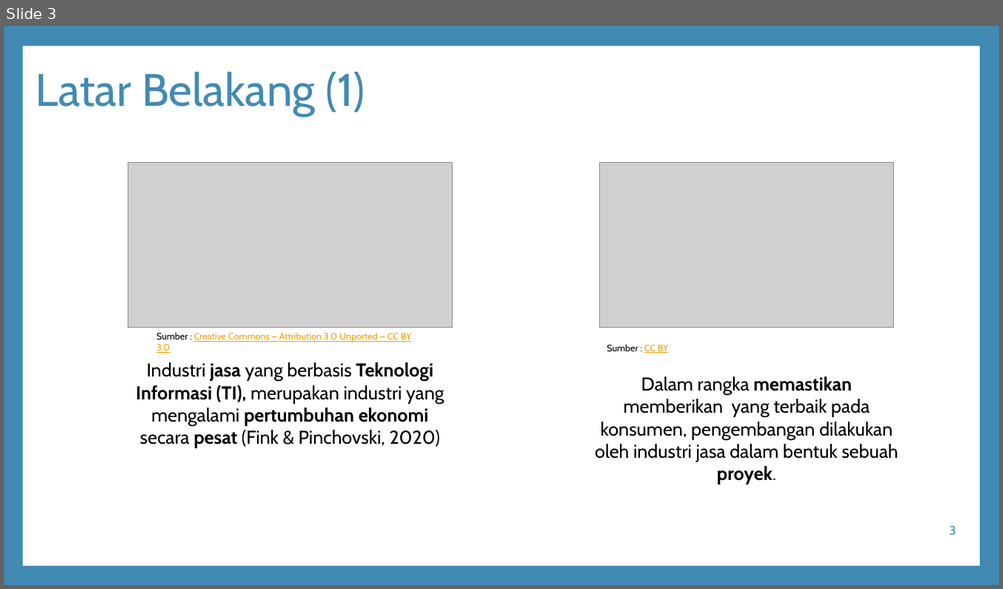
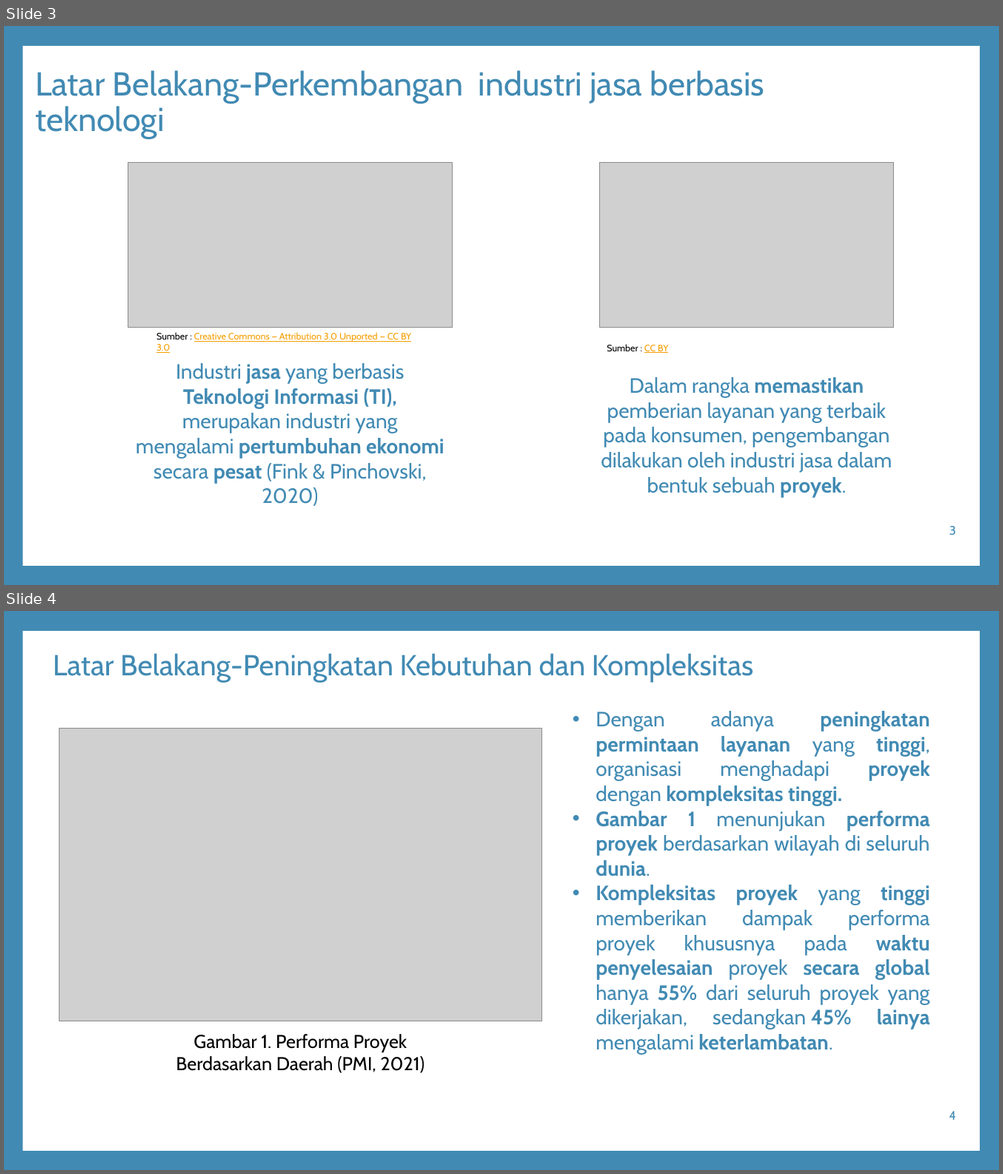
Before and after one commit to ilhamnurpratama/thesis-pmis, a slide deck: Presentasi-ProposalTesis-IlhamNurPratama21066663282.pptx. Shown one above the other, each under a label of ours: slide 3 before the commit, slides 3 and 4 after it. The pictures are 1003x589 and 1003x1174 pixels, drawn with LibreOffice and Linux fonts; fonts in the diff are those of the drawing; grey boxes stand for pictures; background and template pictures are left out. Boxes give left, top, right and bottom in pixels: in the first picture for what was removed or moved away, otherwise in the second. Text is boxed around its words. In the diff, an @@ line names an element or a change of style, - is before the commit and + after.

Commit message:
MAJOR : Penambahan proposal dan presentasi proposal tesis, serta pengembangan pada tesis sesuai bimbingan.

```diff
--- a/Presentasi-ProposalTesis-IlhamNurPratama21066663282.pptx
+++ b/Presentasi-ProposalTesis-IlhamNurPratama21066663282.pptx
@@ slide 4 added at (4,611,999,1170), background #418AB3; not listed: 1 template element that a slide beside it also shows @@
@@ title added at (53,653,753,683), 28 pt, text #418AB3 @@
+Latar Belakang-Peningkatan Kebutuhan dan Kompleksitas
@@ text added at (595,711,930,1055), 20 pt, text #418AB3 @@
+• Dengan adanya peningkatan permintaan layanan yang tinggi, organisasi menghadapi proyek dengan kompleksitas tinggi.
+• Gambar 1 menunjukan performa proyek berdasarkan wilayah di seluruh dunia.
+• Kompleksitas proyek yang tinggi memberikan dampak performa proyek khususnya pada waktu penyelesaian proyek secara global hanya 55% dari seluruh proyek yang dikerjakan, sedangkan 45% lainya mengalami keterlambatan.
@@ picture added at (60,728,541,1022) @@
@@ text added at (176,1034,425,1073), 18 pt, text #000000 @@
+Gambar 1. Performa Proyek Berdasarkan Daerah (PMI, 2021)
@@ page number added at (949,1111,956,1120), 12 pt, text #418AB3 @@
+4
@@ slide 3 changed as well @@
@@ title at (35,70,764,138): text changed; size 44 to 32 pt @@
-Latar Belakang (1)
+Latar Belakang-Perkembangan industri jasa berbasis teknologi
@@ text "Industri jasa yang berbasis Teknologi ..." at (136,363,444,506): size 18 to 20 pt, text colour #000000 to #418AB3 @@
@@ text at (600,378,892,497): text changed; size 18 to 20 pt; text colour #000000 to #418AB3 @@
-Dalam rangka memastikan memberikan yang terbaik pada konsumen, pengembangan dilakukan oleh industri jasa dalam bentuk sebuah proyek.
+Dalam rangka memastikan pemberian layanan yang terbaik pada konsumen, pengembangan dilakukan oleh industri jasa dalam bentuk sebuah proyek.
```
Also in this commit, not shown: 2 other slides changed, 32 other slides added, 1 slide removed, 8 other files.
